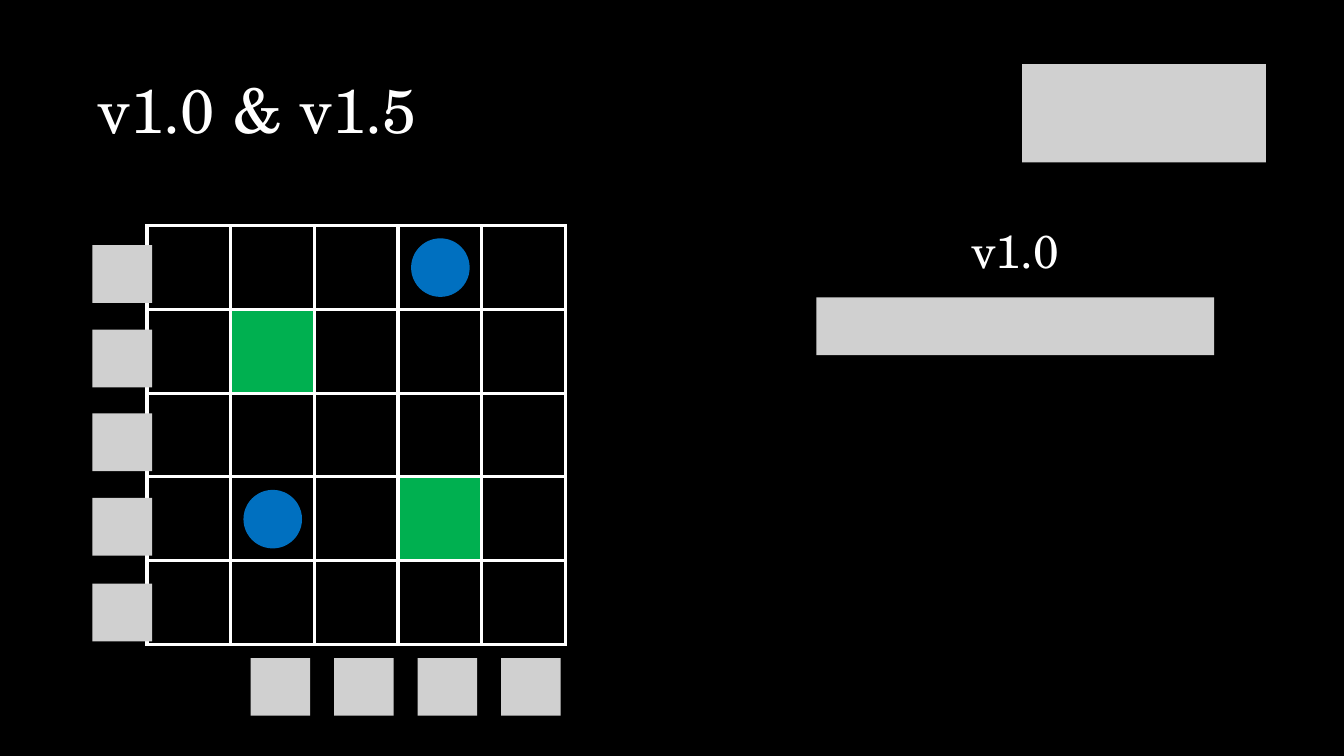
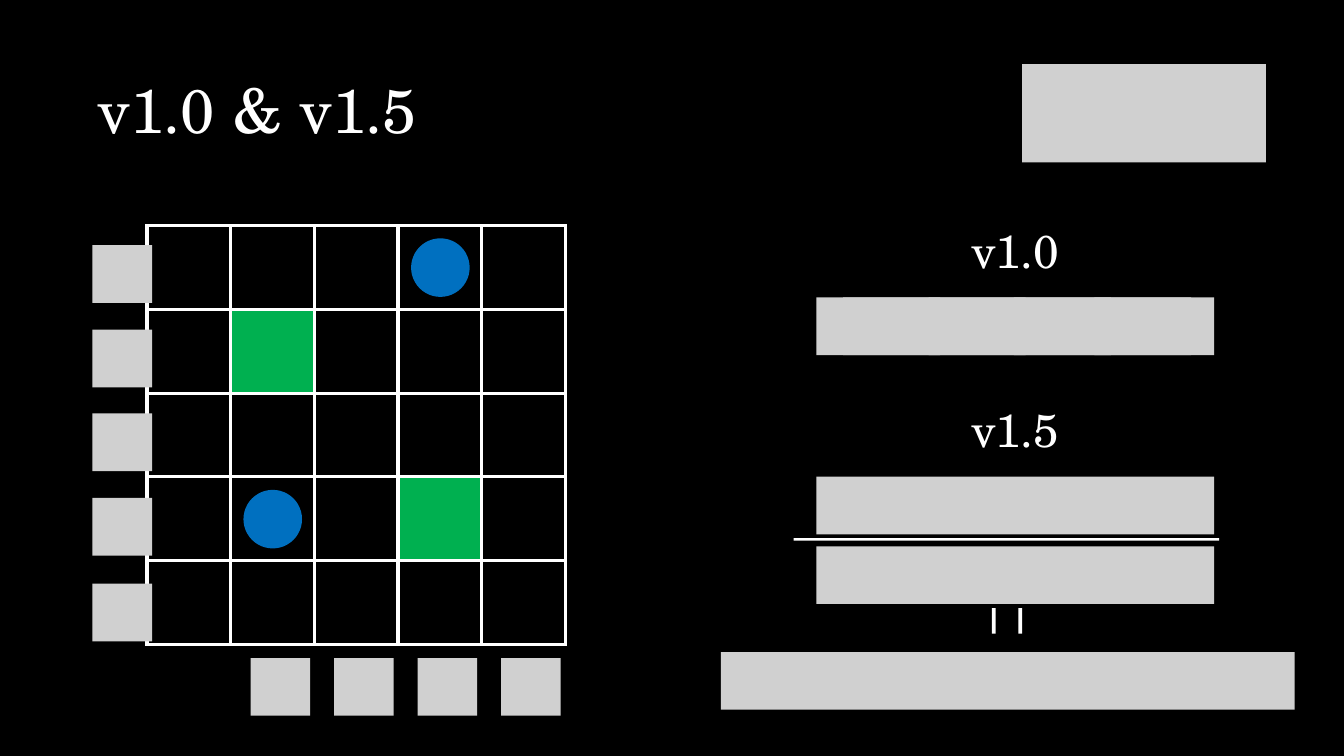
Before and after one commit to jCodingStuff/NCMMLProject, a slide deck: slide 13 of presentation/presentation.pptx. Drawn at 1344x756 pixels with LibreOffice and Linux fonts; fonts in the diff are those of the drawing; grey boxes stand for pictures. Boxes give left, top, right and bottom in pixels: in the first picture for what was removed or moved away, otherwise in the second. Text is boxed around its words. In the diff, an @@ line names an element or a change of style, - is before the commit and + after.

Commit message:
Explanation of v1.0 and v1.5 is ready

```diff
--- a/presentation/presentation.pptx
+++ b/presentation/presentation.pptx
@@ text added at <box>971,414,1059,448</box>, 66 pt, text #FFFFFF @@
+v1.5
@@ picture added at <box>817,477,1214,534</box> @@
@@ rectangle added at <box>794,538,1219,541</box>, fill #FFFFFF @@
@@ picture added at <box>817,546,1214,604</box> @@
@@ rectangle added at <box>992,608,996,634</box>, fill #FFFFFF @@
@@ rectangle added at <box>1018,608,1022,634</box>, fill #FFFFFF @@
@@ picture added at <box>721,652,1295,710</box> @@
```
